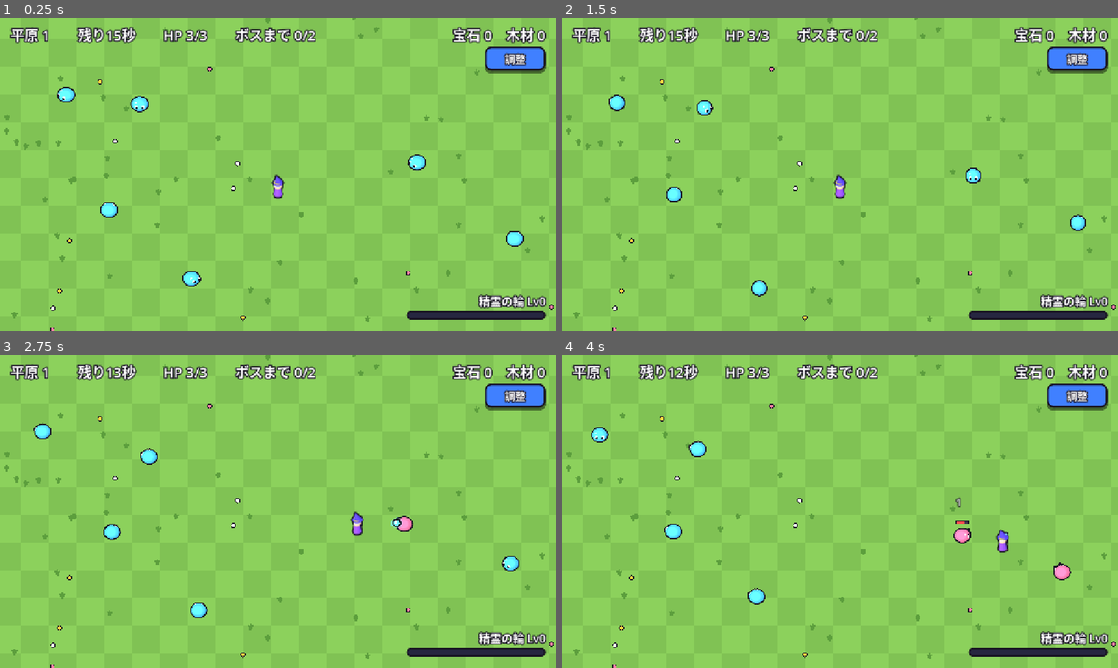
Above: before the commit, frames 1-4 (two rows, left to right).
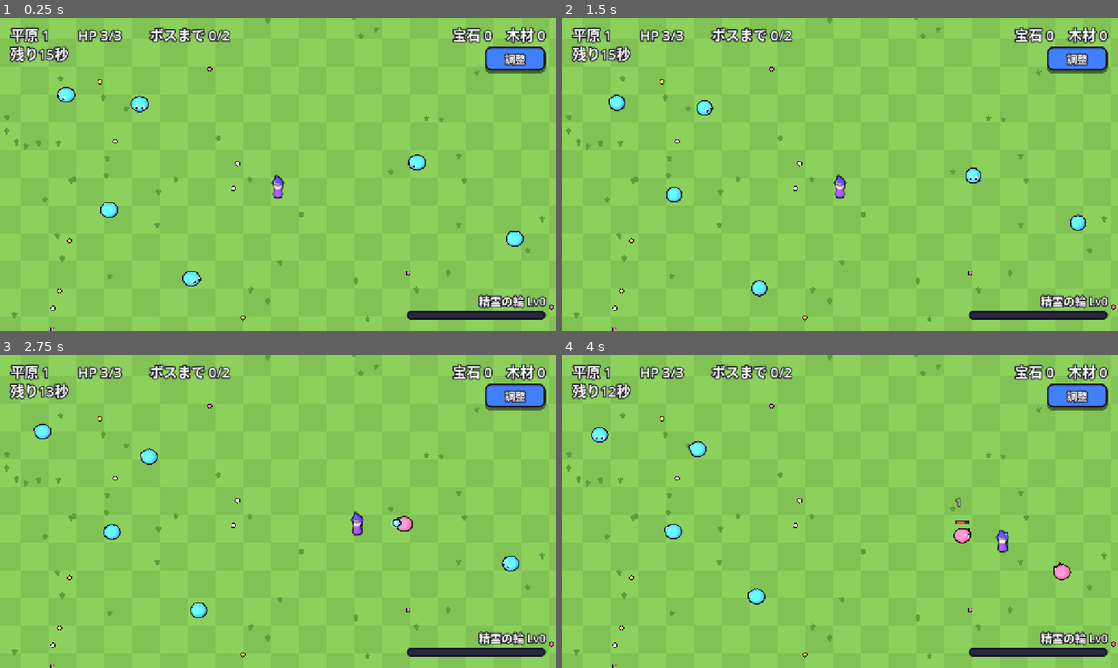
Above: after the commit, the same moments.

Repository: elefolo4565/fantasyIncremental
Game: Godot game, scene res://scenes/run/run.tscn
Same seed, same stepped clock (60 frames per second), same inputs: the game is played once before the commit and once after it. This scene is started directly instead of the project's main scene.
Inputs (mouse positions are in pixels of both pictures, inside the frame that each line leads up to):
- Up to frame 1 (0.25 s): no input
- Up to frame 2 (1.5 s): click "調整" at 0.5 s; click "閉じる" at 1.25 s
- Up to frame 3 (2.75 s): move the mouse to (400, 495) at 2.02 s; hold Right (ui_right) from 2.03 s (still down); click (400, 495) at 2.17 s
- Up to frame 4 (4 s): release Right (ui_right) at 2.75 s; drag from (728, 527) to (812, 574) at 2.77 s; move the mouse to (895, 442) at 3.52 s; hold Right (ui_right) from 3.53 s (still down); click (895, 442) at 3.67 s

The runs differ from the first frame. In frame 1, 1.8% of the frame differs, in the area x 1-57%, y 2-15%; in frame 2, 1.8%; in frame 3, 1.8%; in frame 4, 1.9%.

Commit message:
時間切れ間際の演出を足す（残り時間が赤く脈打つ・画面の縁が赤く光る・時計の音）
残り時間が time_warning_seconds（5秒）以下になると、
- 残り時間の表示を別のラベルに分け、赤くして秒の変わり目に大きくする
- 画面の縁を赤いビネットで脈打たせる（新しいシーン TimeWarning）
- 秒が減るたびに時計の音を鳴らし、最後の1秒は音を高くする（音はコードで作る）

Co-Authored-By: Claude Opus 5.5 (1M context) <noreply@anthropic.com>
Claude-Session: https://claude.ai/code/session_01PKN1H4ExYJSHUHebojk5Sk

Diff:
--- a/data/balance.csv
+++ b/data/balance.csv
@@ -50,3 +50,4 @@
 player_size_rate,0.77,プレイヤーの大きさを unit_scale に対してさらに掛ける倍率（0.5×0.77でプレイヤー約25×45px。参考画像の自機に合わせた大きさを保つ）
 golden_multiplier,5,金色のスライム（魔導樹の「黄金スライム」）が落とす宝石の倍率（倍）
 chain_window,2,魔導樹の「連鎖収穫」で、前に倒してからこの秒数以内に倒すと続けて倒したことになる（秒）
+time_warning_seconds,5,残り時間がこの秒数以下になると、終了間際の演出（残り時間が赤く脈打つ・画面の縁が赤く光る・秒ごとに時計の音）を出す（秒）
--- a/scenes/run/run.gd
+++ b/scenes/run/run.gd
@@ -7,6 +7,7 @@
 ## モンスター（Slime）は稼ぎの元であり脅威でもある。触れると体力が減り、体力が 0 になるとそこでランが終わる。
 ## クリア・時間切れ・やられたら結果を表示し、戻るボタンで finished、「もう一度」で retry_requested を出す。
 ## 平原の2面からは草地（Grass）を置く。数は stages.csv の grass × Progress.grass_scale。
+## 残り時間が time_warning_seconds 以下になると、残り時間の数字が赤く脈打ち、画面の縁が赤く光り、秒ごとに時計の音が鳴る。
 ## 右上の「調整」から、キャラの大きさの倍率と草地の数の倍率をつまみで試せる（開いているあいだは時間が止まり、無敵で攻撃しない）。
 
 signal finished
@@ -24,6 +25,7 @@
 const DEBRIS_SCENE := preload("res://scenes/debris/debris.tscn")
 const POPUP_SCENE := preload("res://scenes/popup_text/popup_text.tscn")
 const GRASS_SCENE := preload("res://scenes/grass/grass.tscn")
+const TIME_WARNING_SCENE := preload("res://scenes/time_warning/time_warning.tscn")
 
 const EDGE_MARGIN := 80.0
 const TOP_MARGIN := 150.0
@@ -66,6 +68,14 @@
 ## 草地をプレイヤーの開始位置から離す余白（ピクセル）
 const GRASS_START_CLEARANCE := 70.0
 const GRASS_SPOT_TRIES := 40
+## 終了間際に残り時間の数字を赤くして、秒の変わり目に大きくする（見た目だけ）
+const TIME_COLOR := Color(1, 1, 1)
+const TIME_WARNING_COLOR := Color(1.0, 0.3, 0.25)
+const TIME_PULSE_SCALE := 0.35
+## 時計の音の高さ。最後の1秒だけ高くする
+const TICK_PITCH := 1.0
+const TICK_LAST_PITCH := 1.5
+const TICK_VOLUME_DB := -4.0
 
 ## 生成する側が add_child の前に入れる
 var stage_index := 0
@@ -100,12 +110,16 @@
 ## つまみで増やしたときに同じ場所へ出せるよう、草地の場所と半径を最大数まで先に決めておく
 var _grass_spots: Array[Vector3] = []
 var _grass_nodes: Array[Grass] = []
+var _time_warning: TimeWarning
+## 最後に見た残り秒数（切り上げ）。秒が減ったときに時計の音を鳴らす
+var _last_second := 0
 ## 草地は地面のすぐ上に描く（World は y 順で並べるので、その手前に別の層を置く）
 var _grass_layer: Node2D
 
 @onready var _world: Node2D = $World
 @onready var _stick: VirtualStick = $HUD/VirtualStick
 @onready var _info_label: Label = $HUD/InfoLabel
+@onready var _time_label: Label = $HUD/TimeLabel
 @onready var _material_label: Label = $HUD/MaterialLabel
 @onready var _ring_label: Label = $HUD/RingLabel
 @onready var _ring_bar: ProgressBar = $HUD/RingBar
@@ -120,6 +134,10 @@
 func _ready() -> void:
 	_stage = Progress.stages[clampi(stage_index, 0, Progress.stages.size() - 1)]
 	_time_left = Stats.run_time(Progress.levels)
+	_last_second = ceili(_time_left)
+	_time_warning = TIME_WARNING_SCENE.instantiate() as TimeWarning
+	$HUD.add_child(_time_warning)
+	$HUD.move_child(_time_warning, 0)
 	_result_panel.visible = false
 	_apply_styles()
 	_banner.visible = false
@@ -325,7 +343,7 @@
 	UiStyle.button(_retry_button, UiStyle.YELLOW)
 	UiStyle.button(_back_button, UiStyle.BLUE)
 	_result_panel.add_theme_stylebox_override("panel", UiStyle.box(UiStyle.PANEL, 20, 5, 8))
-	for label: Label in [_info_label, _material_label, _ring_label, _banner, _result_title, _result_body]:
+	for label: Label in [_info_label, _time_label, _material_label, _ring_label, _banner, _result_title, _result_body]:
 		UiStyle.outline_label(label, 10)
 	_ring_bar.add_theme_stylebox_override("background", UiStyle.box(Color(0.15, 0.15, 0.25), 8, 4, 0))
 	var fill := UiStyle.box(SpiritRing.ORB_COLOR, 8, 0, 0)
@@ -341,9 +359,35 @@
 	_elapsed += delta
 	_time_left = maxf(_time_left - delta, 0.0)
 	_tick_vacuum(delta)
+	_tick_time_warning()
 	if _time_left <= 0.0:
 		_finish()
 	_update_hud()
+
+
+## 終了間際の演出。残り時間の数字を赤く脈打たせ、画面の縁を光らせ、秒が減るたびに時計の音を鳴らす。
+func _tick_time_warning() -> void:
+	var second := ceili(_time_left)
+	var warning := _time_left <= Balance.get_float("time_warning_seconds") and _time_left > 0.0
+	if warning and second < _last_second:
+		Sfx.play(&"tick", 0.0, TICK_VOLUME_DB, TICK_LAST_PITCH if second == 1 else TICK_PITCH)
+	_last_second = second
+	if not warning:
+		_end_time_warning()
+		return
+	# 秒の変わり目でいちばん強く、次の変わり目に向けて弱まる
+	var beat := fposmod(_time_left, 1.0)
+	var strength := beat * beat
+	_time_warning.show_pulse(strength)
+	_time_label.add_theme_color_override("font_color", TIME_WARNING_COLOR)
+	_time_label.pivot_offset = Vector2(0.0, _time_label.size.y * 0.5)
+	_time_label.scale = Vector2.ONE * (1.0 + TIME_PULSE_SCALE * strength)
+
+
+func _end_time_warning() -> void:
+	_time_warning.hide()
+	_time_label.add_theme_color_override("font_color", TIME_COLOR)
+	_time_label.scale = Vector2.ONE
 
 
 func _on_player_hurt() -> void:
@@ -663,6 +707,7 @@
 	_world.set_deferred("process_mode", Node.PROCESS_MODE_DISABLED)
 	_stick.visible = false
 	_banner.visible = false
+	_end_time_warning()
 	if not _cleared:
 		_keep_loot()
 	Progress.save()
@@ -719,7 +764,8 @@
 	var goal := "クリア"
 	if not _cleared:
 		goal = "ボスを倒せ！" if _boss != null else "ボスまで %d/%d" % [_broken_count, _stage.boss_after]
-	_info_label.text = "%s　　残り%d秒　　HP %d/%d　　%s" % [_stage.name, ceili(_time_left), _player.hp, _player.max_hp, goal]
+	_info_label.text = "%s　　HP %d/%d　　%s" % [_stage.name, _player.hp, _player.max_hp, goal]
+	_time_label.text = "残り%d秒" % ceili(_time_left)
 	_material_label.text = "宝石 %d　木材 %d" % [Progress.gem, Progress.wood]
 	var max_level := Balance.get_int("ring_max_level")
 	var need := maxi(Balance.get_int("ring_breaks_per_level"), 1)
--- a/scenes/run/run.tscn
+++ b/scenes/run/run.tscn
@@ -30,6 +30,16 @@
 theme_override_constants/outline_size = 8
 theme_override_font_sizes/font_size = 32
 text = "Plains 1    Time 60    Goal 0/8"
+
+[node name="TimeLabel" type="Label" parent="HUD"]
+offset_left = 24.0
+offset_top = 58.0
+offset_right = 324.0
+offset_bottom = 102.0
+theme_override_colors/font_outline_color = Color(0, 0, 0, 0.6)
+theme_override_constants/outline_size = 8
+theme_override_font_sizes/font_size = 32
+text = "Time 15"
 
 [node name="MaterialLabel" type="Label" parent="HUD"]
 layout_mode = 1
--- /dev/null
+++ b/scenes/time_warning/time_warning.gd
@@ -0,0 +1,43 @@
+class_name TimeWarning
+extends Control
+## 時間切れが近いことを知らせる、画面の縁の赤い光（ビネット）。
+## 親が show_pulse(強さ 0〜1) を毎フレーム呼ぶと、その強さで縁が赤く光る。hide() で消す。触っても操作の邪魔にならない。
+
+## 縁の色と、いちばん強いときの濃さ（見た目だけ）
+const EDGE_COLOR := Color(1.0, 0.1, 0.05)
+const MAX_ALPHA := 0.55
+## 光らないときもうっすら残す濃さ（見た目だけ）
+const BASE_ALPHA := 0.15
+## 中央の、色を付けない範囲（0〜1、見た目だけ）
+const CLEAR_RADIUS := 0.45
+
+var _texture: GradientTexture2D
+
+
+func _ready() -> void:
+	mouse_filter = Control.MOUSE_FILTER_IGNORE
+	set_anchors_preset(Control.PRESET_FULL_RECT)
+	var gradient := Gradient.new()
+	gradient.set_offset(0, CLEAR_RADIUS)
+	gradient.set_color(0, Color(EDGE_COLOR, 0.0))
+	gradient.set_offset(1, 1.0)
+	gradient.set_color(1, Color(EDGE_COLOR, MAX_ALPHA))
+	_texture = GradientTexture2D.new()
+	_texture.gradient = gradient
+	_texture.fill = GradientTexture2D.FILL_RADIAL
+	_texture.fill_from = Vector2(0.5, 0.5)
+	# 縦横で伸ばすので、四隅まで届くよう半径を対角の長さにする
+	_texture.fill_to = Vector2(0.5 + 0.5 * sqrt(2.0), 0.5)
+	_texture.width = 128
+	_texture.height = 128
+	visible = false
+
+
+func _draw() -> void:
+	draw_texture_rect(_texture, Rect2(Vector2.ZERO, size), false)
+
+
+## 縁を光らせる。strength は 0（うっすら）〜1（いちばん強い）。
+func show_pulse(strength: float) -> void:
+	visible = true
+	modulate.a = lerpf(BASE_ALPHA, MAX_ALPHA, clampf(strength, 0.0, 1.0)) / MAX_ALPHA
--- /dev/null
+++ b/scenes/time_warning/time_warning.tscn
@@ -0,0 +1,13 @@
+[gd_scene load_steps=2 format=3]
+
+[ext_resource type="Script" path="res://scenes/time_warning/time_warning.gd" id="1_warn"]
+
+[node name="TimeWarning" type="Control"]
+layout_mode = 3
+anchors_preset = 15
+anchor_right = 1.0
+anchor_bottom = 1.0
+grow_horizontal = 2
+grow_vertical = 2
+mouse_filter = 2
+script = ExtResource("1_warn")
--- a/scripts/autoload/sfx.gd
+++ b/scripts/autoload/sfx.gd
@@ -19,6 +19,12 @@
 	&"timeup": "res://assets/audio/se/se_timeup_maoudamashii_jingle06.ogg",
 }
 const VOICES := 12
+## 時計の「チッ」という音はファイルを使わずに作る（短く減衰する高い音。見た目と同じく音色だけの定数）
+const TICK_RATE := 22050
+const TICK_LENGTH := 0.05
+const TICK_FREQ := 1800.0
+const TICK_DECAY := 90.0
+const TICK_GAIN := 0.6
 
 var _streams: Dictionary = {}
 var _players: Array[AudioStreamPlayer] = []
@@ -32,9 +38,10 @@
 		_players.append(player)
 	for sound: StringName in SOUNDS:
 		_streams[sound] = load(SOUNDS[sound])
+	_streams[&"tick"] = _make_tick()
 
 
-func play(sound: StringName, pitch_jitter := 0.0, volume_db := 0.0) -> void:
+func play(sound: StringName, pitch_jitter := 0.0, volume_db := 0.0, pitch := 1.0) -> void:
 	if not Progress.se_on:
 		return
 	var stream: AudioStream = _streams.get(sound)
@@ -47,9 +54,26 @@
 	var player := _players[_next]
 	_next = (_next + 1) % _players.size()
 	player.stream = stream
-	player.pitch_scale = 1.0 + randf_range(-pitch_jitter, pitch_jitter)
+	player.pitch_scale = pitch + randf_range(-pitch_jitter, pitch_jitter)
 	player.volume_db = volume_db
 	player.play()
+
+
+## 時計の音（16bit モノラルの短い音）を作る。
+func _make_tick() -> AudioStreamWAV:
+	var count := int(TICK_RATE * TICK_LENGTH)
+	var data := PackedByteArray()
+	data.resize(count * 2)
+	for i in count:
+		var t := float(i) / TICK_RATE
+		var sample := sin(TAU * TICK_FREQ * t) * exp(-TICK_DECAY * t) * TICK_GAIN
+		data.encode_s16(i * 2, int(sample * 32767.0))
+	var stream := AudioStreamWAV.new()
+	stream.format = AudioStreamWAV.FORMAT_16_BITS
+	stream.mix_rate = TICK_RATE
+	stream.stereo = false
+	stream.data = data
+	return stream
 
 
 func _exit_tree() -> void:
